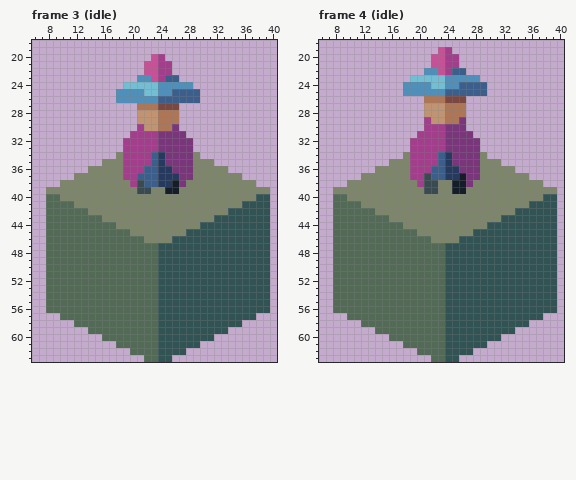
Two states of a pixel-art file, game-off-2025-waves/scenes/player/player_anim.aseprite. The picture above was drawn from the file before the commit.
48x64 pixels, 23 frames. Shown: frame 3 (idle): x 6..40, y 18..63; frame 4 (idle): x 6..40, y 18..63. The commit also changed other frames, which this record leaves out.
And afterwards:
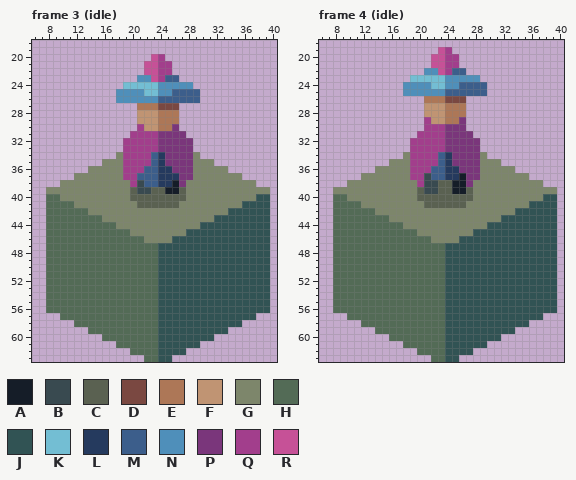
Palette (. is transparent): A #151d28  B #394a50  C #5a6151  D #7a4841  E #ad7757  F #c09473  G #7d866b  H #536b56  J #315354  K #73bed3  L #253a5e  M #3c5e8b  N #4f8fba  P #7a367b  Q #a23e8c  R #c65197
Difference:
layer "Layer 1" opacity 30% added
Changed rows in their new state; - is an unchanged pixel.
Frame 3 (idle), layer "Layer 1":
first column x 20:
39 C--CC--C
40 CCCCCCCC
41 -CCCCCC-
Frame 4 (idle), layer "Layer 1":
first column x 20:
38 ---CC---
39 C--CC--C
40 CCCCCCCC
41 -CCCCCC-
